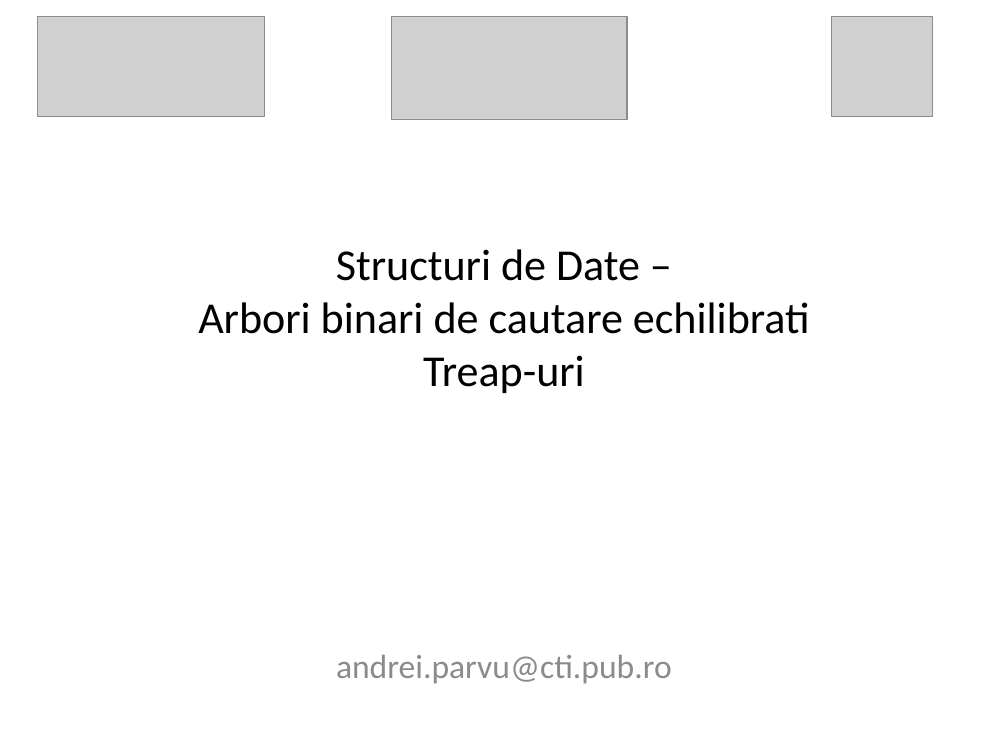
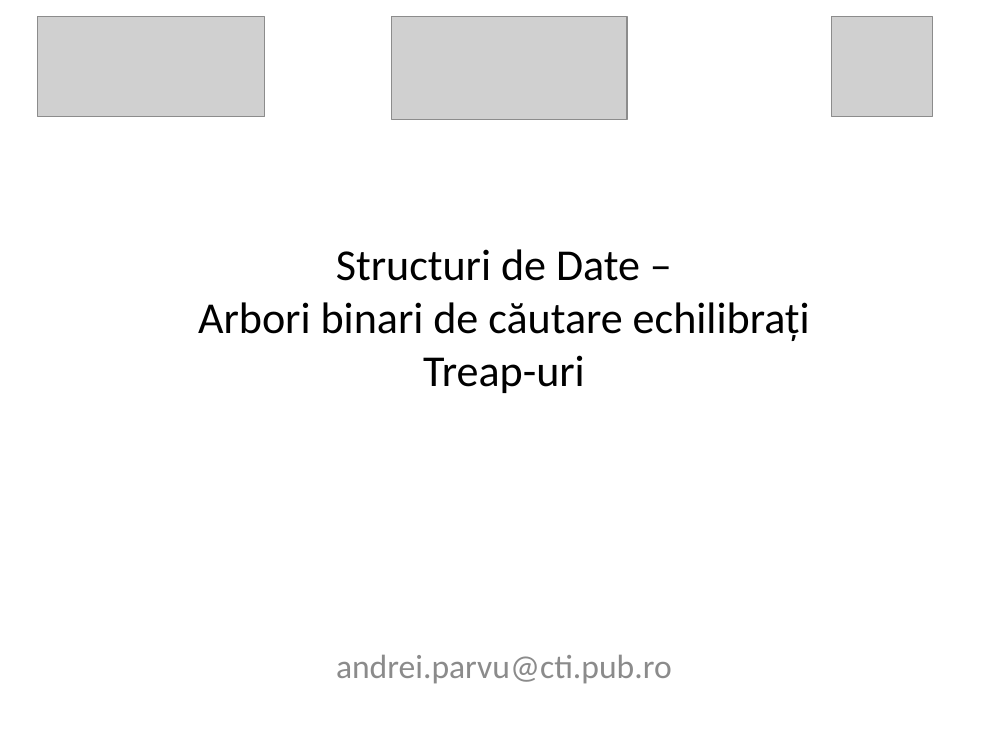
Before and after one commit to andreiparvu/treaps, a slide deck: slide 1 of curs11.pptx. Drawn at 1008x756 pixels with LibreOffice and Linux fonts; fonts in the diff are those of the drawing; grey boxes stand for pictures; background and template pictures are left out. Boxes give left, top, right and bottom in pixels: in the first picture for what was removed or moved away, otherwise in the second. Text is boxed around its words. In the diff, an @@ line names an element or a change of style, - is before the commit and + after.

```diff
--- a/curs11.pptx
+++ b/curs11.pptx
@@ title at box(198, 249, 810, 393): text changed @@
-Structuri de Date –
-Arbori binari de cautare echilibrati
-Treap-uri
+Structuri de Date –
+Arbori binari de căutare echilibrați
+Treap-uri
```
Also in this commit, not shown: 8 other slides changed, 1 slide added.
